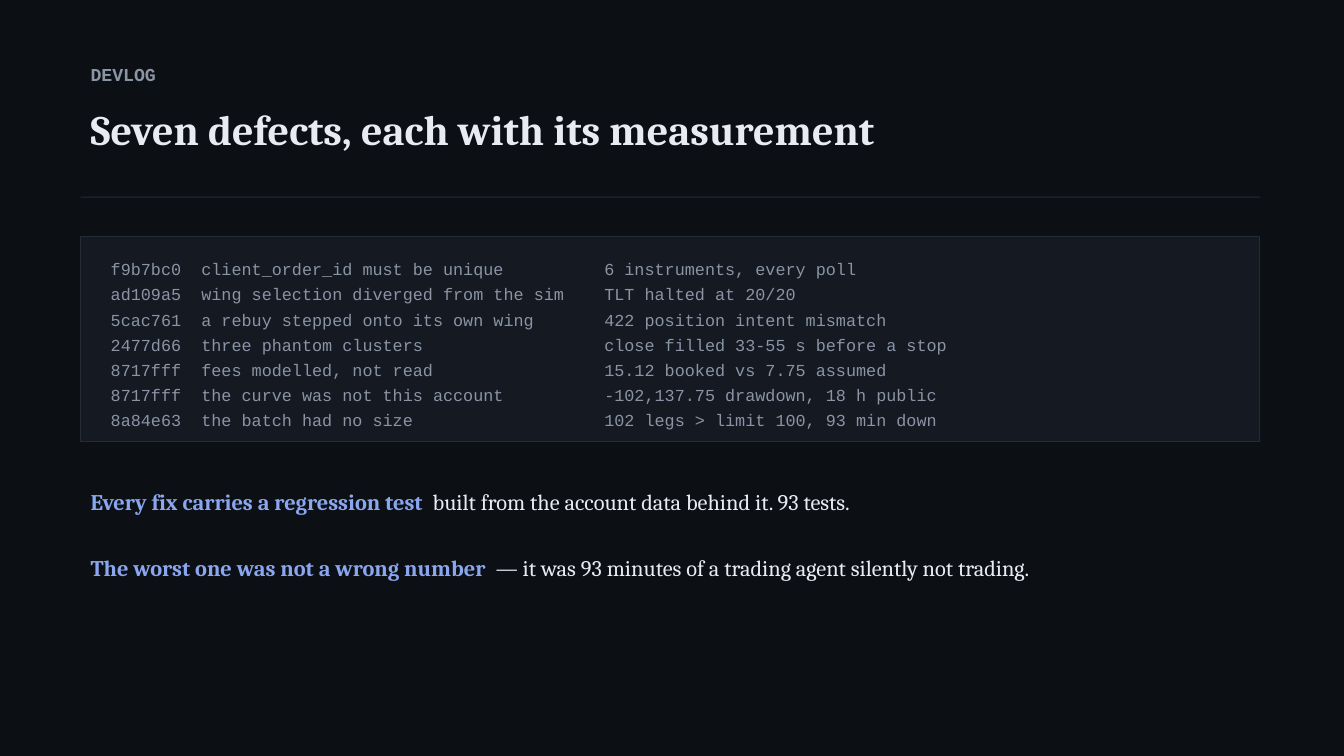
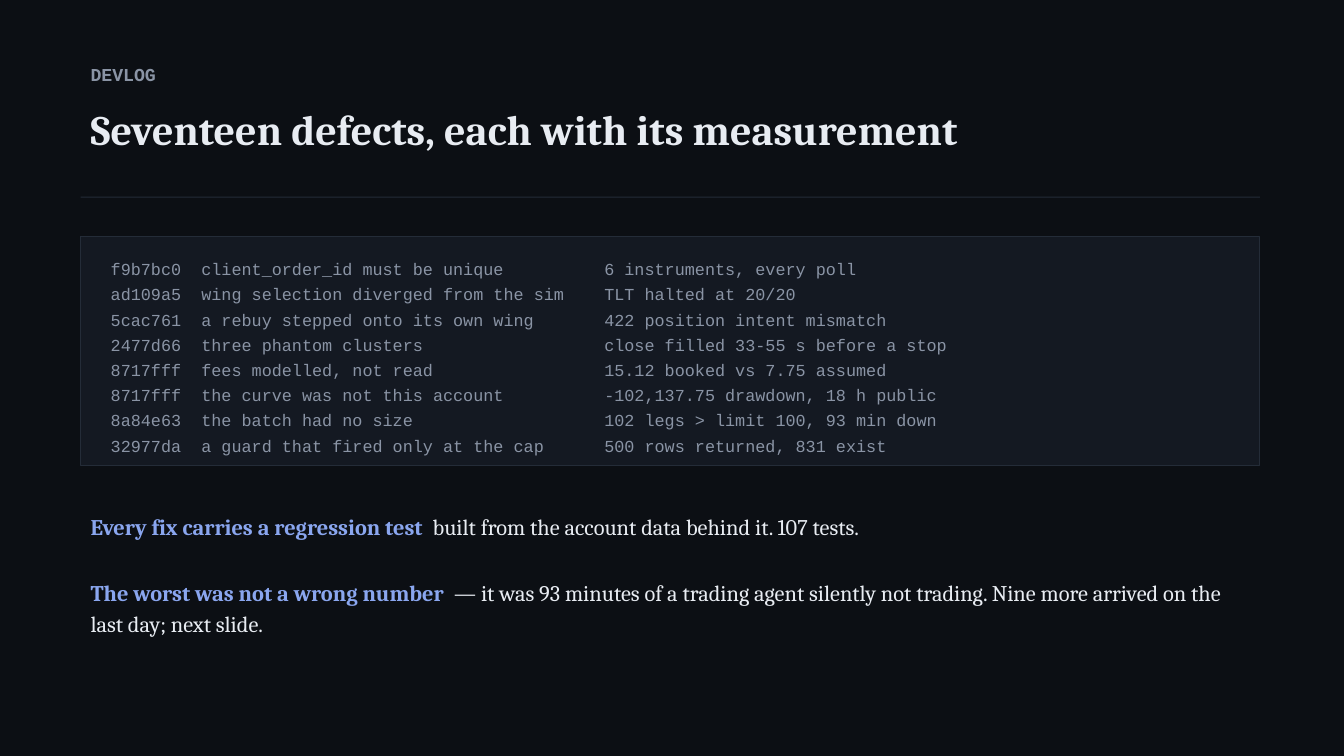
Before and after one commit to Hanky27/KangarooOptions, a slide deck: slide 8 of docs/deck.pptx. Drawn at 1344x756 pixels with LibreOffice and Linux fonts; fonts in the diff are those of the drawing. Boxes give left, top, right and bottom in pixels: in the first picture for what was removed or moved away, otherwise in the second. Text is boxed around its words. In the diff, an @@ line names an element or a change of style, - is before the commit and + after.

```diff
--- a/docs/deck.pptx
+++ b/docs/deck.pptx
@@ text at (91, 115, 958, 151): text changed @@
-Seven defects, each with its measurement
+Seventeen defects, each with its measurement
@@ rectangle: place and size @@
-rectangle at (81, 237, 1260, 442)
+rectangle at (81, 237, 1260, 466)
@@ text at (111, 440, 886, 456): paragraph added @@
+32977da a guard that fired only at the cap 500 rows returned, 831 exist
@@ text at (91, 519, 859, 540): text changed @@
-Every fix carries a regression test built from the account data behind it. 93 tests.
+Every fix carries a regression test built from the account data behind it. 107 tests.
@@ text at (91, 585, 1220, 637): text changed @@
-The worst one was not a wrong number — it was 93 minutes of a trading agent silently not trading.
+The worst was not a wrong number — it was 93 minutes of a trading agent silently not trading. Nine more arrived on the last day; next slide.
```
Also in this commit, not shown: 3 other slides changed, 1 slide added, 6 other files.
